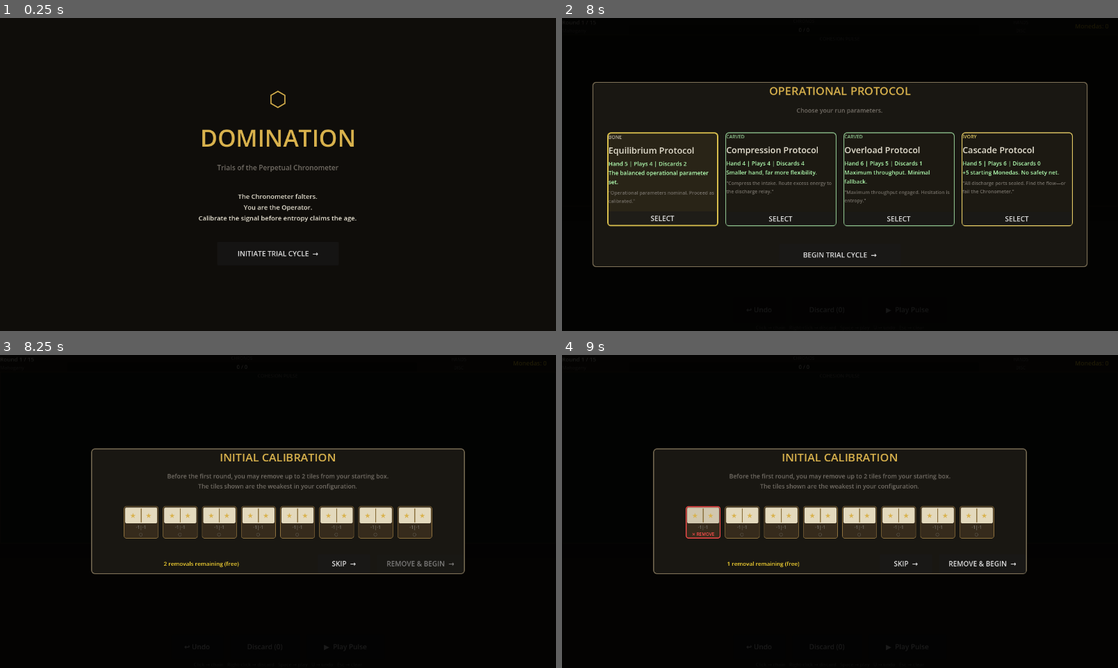
Above: before the commit, frames 1-4 (two rows, left to right).
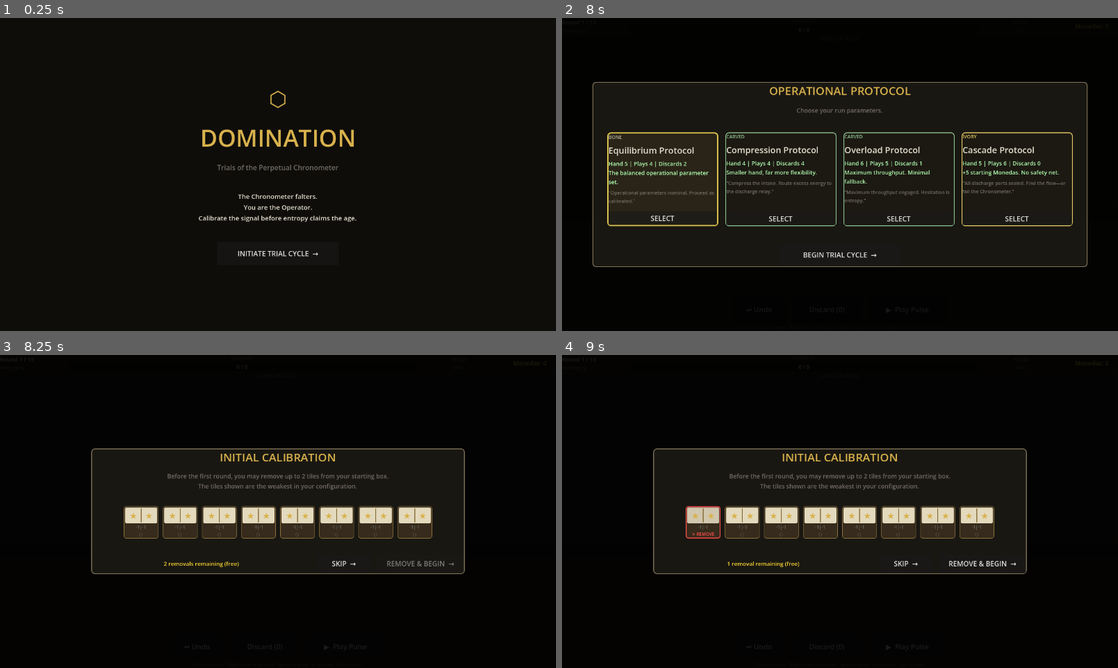
Above: after the commit, the same moments.

Repository: miguelgdoval/domination-godot
Game: Godot game, scene res://scenes/main.tscn
Two runs of this game, one before a commit and one after it. Both use one fixed random seed, a clock stepped at 60 frames per second and the inputs below.
Inputs (mouse positions are in pixels of both pictures, inside the frame that each line leads up to):
- Up to frame 1 (0.25 s): no input
- Up to frame 2 (8 s): click "▶ Play Pulse" at 0.5 s; click "▶ Play Pulse" at 1.25 s; click "↩ Undo" at 2 s; click "Discard (0)" at 2.75 s; click "INITIATE TRIAL CYCLE →" at 3.5 s; click "SELECT" at 4.25 s; click "SELECT" at 5 s; click "SELECT" at 5.75 s; click "SELECT" at 6.5 s; click "LOCK IN CORE →" at 7.25 s
- Up to frame 3 (8.25 s): click "BEGIN TRIAL CYCLE →" at 8 s
- Up to frame 4 (9 s): click (701, 520) at 8.77 s

Frames 1-2 are identical in both runs. In frame 3, 0.1% of the frame differs, in the area x 23-77%, y 50-53%; in frame 4, 0.1%.

Commit message:
Overhaul tile shape to real 2:1 domino proportions
- Hand tiles: 98×196, chain tiles: 88×176 (2:1 aspect ratio)
- 11px inset margins keep pip panels clear of 12px rounded corners
- Divider upgraded to 10px spine bar + centered 10×10 spinner rivet
- Border width 3→4px, corner radius 8→12px, shadow size 3→5
- Pip grid separation 2→3px; wild star font size +12 (was +8)
- Score overlay matches new proportions (11px margin, 12px radius)

Co-Authored-By: Claude Sonnet 4.6 <noreply@anthropic.com>

Diff:
--- a/scenes/main.gd
+++ b/scenes/main.gd
@@ -1253,28 +1253,30 @@
 # Domino tile widgets
 # ===========================================================================
 func _create_hand_tile(tile: Domino, index: int) -> Button:
+	# Real domino proportions: 2:1 (98 × 196). 11px inset ensures the ivory face
+	# never intrudes into the 12px rounded corners of the outer ebony frame.
 	var btn := Button.new()
-	btn.custom_minimum_size = Vector2(88, 148)
+	btn.custom_minimum_size = Vector2(98, 196)
 	btn.text = ""
 	btn.clip_contents = true
 
-	# ── Inner layout inset from button edges so the dark body shows as a frame ──
+	# Inner layout — 11px inset on all sides exposes the dark body as a frame
 	var vbox := VBoxContainer.new()
 	vbox.set_anchors_and_offsets_preset(Control.PRESET_FULL_RECT)
-	vbox.offset_left   = 4;  vbox.offset_top    = 4
-	vbox.offset_right  = -4; vbox.offset_bottom = -4
+	vbox.offset_left   = 11; vbox.offset_top    = 11
+	vbox.offset_right  = -11; vbox.offset_bottom = -11
 	vbox.add_theme_constant_override("separation", 0)
 	btn.add_child(vbox)
 
-	# ── Top pip-half panel ──
+	# Top pip-half panel
 	var top_panel := PanelContainer.new()
 	top_panel.size_flags_vertical = Control.SIZE_EXPAND_FILL
 	var top_dot := C_TITLE_GLOW if tile.left < 0 else C_PIP_DOT
-	top_panel.add_child(_make_pip_display(tile.left, 15, top_dot))
+	top_panel.add_child(_make_pip_display(tile.left, 17, top_dot))
 	vbox.add_child(top_panel)
 	btn.set_meta("top_panel", top_panel)
 
-	# Rarity / custom name strip (between pip halves, narrow)
+	# Custom name badge (special / wild tiles)
 	if tile.custom_name != "":
 		var name_lbl := Label.new()
 		name_lbl.text = tile.custom_name
@@ -1284,56 +1286,53 @@
 		name_lbl.clip_contents = true
 		vbox.add_child(name_lbl)
 
-	# ── Divider ──
+	# Spine divider with centre spinner rivet
 	vbox.add_child(_make_tile_hsep())
 
-	# ── Bottom pip-half panel ──
+	# Bottom pip-half panel
 	var bot_panel := PanelContainer.new()
 	bot_panel.size_flags_vertical = Control.SIZE_EXPAND_FILL
 	var bot_dot := C_TITLE_GLOW if tile.right < 0 else C_PIP_DOT
-	bot_panel.add_child(_make_pip_display(tile.right, 15, bot_dot))
+	bot_panel.add_child(_make_pip_display(tile.right, 17, bot_dot))
 	vbox.add_child(bot_panel)
 	btn.set_meta("bot_panel", bot_panel)
 
-	# ── Connection / selection indicator (bottom strip) ──
-	var conn_lbl := _make_label("", C_DIM, 12)
+	# Connection / selection indicator strip
+	var conn_lbl := _make_label("", C_DIM, 13)
 	conn_lbl.horizontal_alignment = HORIZONTAL_ALIGNMENT_CENTER
-	conn_lbl.custom_minimum_size  = Vector2(0, 16)
+	conn_lbl.custom_minimum_size  = Vector2(0, 18)
 	vbox.add_child(conn_lbl)
 	_tile_conn_lbls.append(conn_lbl)
 
-	# ── Rarity-tinted border: subtle identity per tile grade ──
+	# Rarity-tinted border for subtle tile-grade identity
 	var base_border: Color
 	match tile.rarity:
 		Constants.Rarity.CARVED:   base_border = C_TILE_BORDER.lerp(Color(0.30, 0.72, 0.30), 0.22)
 		Constants.Rarity.IVORY:    base_border = C_TILE_BORDER.lerp(Color(0.90, 0.82, 0.28), 0.30)
 		Constants.Rarity.OBSIDIAN: base_border = C_TILE_BORDER.lerp(Color(0.60, 0.28, 0.92), 0.32)
-		_:                         base_border = C_TILE_BORDER   # BONE: plain brass
+		_:                         base_border = C_TILE_BORDER
 	if tile.is_wild:
-		base_border = C_TITLE_GLOW   # wilds always shine gold
+		base_border = C_TITLE_GLOW
 	btn.set_meta("base_border", base_border)
 
-	# Apply full style (outer frame + pip-half faces)
 	_apply_tile_style(btn, C_TILE_FACE, C_TILE_FACE_HOVER, base_border)
-
-	# All children must be transparent so the Button receives clicks
 	_ignore_mouse(vbox)
-
 	btn.pressed.connect(_on_tile_left_click.bind(index))
 	return btn
 
 func _build_chain_tile(disp_left: int, disp_right: int) -> Control:
 	var panel := PanelContainer.new()
-	panel.custom_minimum_size = Vector2(78, 140)
-
-	# Dark ebony outer frame — content_margin creates the inner inset
+	panel.custom_minimum_size = Vector2(88, 176)
+
+	# Dark ebony outer frame — 11px content_margin keeps pip panels
+	# safely inside the 12px rounded corners (distance at corner = √(11²+11²) ≈ 15.6px)
 	var style := StyleBoxFlat.new()
-	style.bg_color    = C_TILE_BODY
+	style.bg_color     = C_TILE_BODY
 	style.border_color = C_TILE_BORDER
-	style.set_border_width_all(3)
-	style.set_corner_radius_all(8)
-	style.shadow_color = Color(0, 0, 0, 0.40); style.shadow_size = 3
-	style.set_content_margin_all(4)
+	style.set_border_width_all(4)
+	style.set_corner_radius_all(12)
+	style.shadow_color = Color(0, 0, 0, 0.42); style.shadow_size = 5
+	style.set_content_margin_all(11)
 	panel.add_theme_stylebox_override("panel", style)
 	# Store style ref so _start_tile_breathe can animate the border
 	panel.set_meta("border_style",      style)
@@ -1350,7 +1349,7 @@
 	top_panel.mouse_filter = Control.MOUSE_FILTER_IGNORE
 	_set_pip_panel_face(top_panel, C_TILE_FACE, true)
 	var top_dot := C_TITLE_GLOW if disp_left < 0 else C_PIP_DOT
-	top_panel.add_child(_make_pip_display(disp_left, 13, top_dot))
+	top_panel.add_child(_make_pip_display(disp_left, 14, top_dot))
 	vbox.add_child(top_panel)
 
 	vbox.add_child(_make_tile_hsep())
@@ -1361,7 +1360,7 @@
 	bot_panel.mouse_filter = Control.MOUSE_FILTER_IGNORE
 	_set_pip_panel_face(bot_panel, C_TILE_FACE, false)
 	var bot_dot := C_TITLE_GLOW if disp_right < 0 else C_PIP_DOT
-	bot_panel.add_child(_make_pip_display(disp_right, 13, bot_dot))
+	bot_panel.add_child(_make_pip_display(disp_right, 14, bot_dot))
 	vbox.add_child(bot_panel)
 
 	return panel
@@ -1376,7 +1375,7 @@
 		lbl.text = "★"
 		lbl.horizontal_alignment = HORIZONTAL_ALIGNMENT_CENTER
 		lbl.vertical_alignment   = VERTICAL_ALIGNMENT_CENTER
-		lbl.add_theme_font_size_override("font_size", dot_size + 8)
+		lbl.add_theme_font_size_override("font_size", dot_size + 12)
 		lbl.add_theme_color_override("font_color", dot_color)
 		lbl.size_flags_horizontal = Control.SIZE_EXPAND_FILL
 		lbl.size_flags_vertical   = Control.SIZE_EXPAND_FILL
@@ -1384,8 +1383,8 @@
 
 	var grid := GridContainer.new()
 	grid.columns = 3
-	grid.add_theme_constant_override("h_separation", 2)
-	grid.add_theme_constant_override("v_separation", 2)
+	grid.add_theme_constant_override("h_separation", 3)
+	grid.add_theme_constant_override("v_separation", 3)
 	# Centre the grid within its parent
 	grid.size_flags_horizontal = Control.SIZE_SHRINK_CENTER
 	grid.size_flags_vertical   = Control.SIZE_SHRINK_CENTER
@@ -1467,12 +1466,36 @@
 		_ignore_mouse(child)
 
 func _make_tile_hsep() -> Control:
-	var sep := ColorRect.new()
-	sep.color = C_TILE_DIVIDER
-	sep.custom_minimum_size   = Vector2(0, 4)
-	sep.size_flags_horizontal = Control.SIZE_FILL
-	sep.mouse_filter = Control.MOUSE_FILTER_IGNORE
-	return sep
+	# Outer container — 10px tall, full width
+	var outer := Control.new()
+	outer.custom_minimum_size   = Vector2(0, 10)
+	outer.size_flags_horizontal = Control.SIZE_FILL
+	outer.mouse_filter          = Control.MOUSE_FILTER_IGNORE
+
+	# Spine bar across the full width, centred vertically (30%–70%)
+	var bar := ColorRect.new()
+	bar.color          = C_TILE_DIVIDER
+	bar.anchor_left    = 0.0;  bar.anchor_right  = 1.0
+	bar.anchor_top     = 0.35; bar.anchor_bottom = 0.65
+	bar.offset_left    = 0;    bar.offset_right  = 0
+	bar.offset_top     = 0;    bar.offset_bottom = 0
+	bar.mouse_filter   = Control.MOUSE_FILTER_IGNORE
+	outer.add_child(bar)
+
+	# Spinner rivet — a 10×10 rounded circle centred on the spine
+	var rivet := PanelContainer.new()
+	rivet.anchor_left   = 0.5; rivet.anchor_right  = 0.5
+	rivet.anchor_top    = 0.5; rivet.anchor_bottom = 0.5
+	rivet.offset_left   = -5;  rivet.offset_right  = 5
+	rivet.offset_top    = -5;  rivet.offset_bottom = 5
+	rivet.mouse_filter  = Control.MOUSE_FILTER_IGNORE
+	var rs := StyleBoxFlat.new()
+	rs.bg_color = C_TILE_DIVIDER.lightened(0.45)
+	rs.set_corner_radius_all(5)
+	rivet.add_theme_stylebox_override("panel", rs)
+	outer.add_child(rivet)
+
+	return outer
 
 func _make_tile_vsep() -> Control:
 	var sep := ColorRect.new()
@@ -1517,32 +1540,31 @@
 		panel.add_theme_stylebox_override("panel", s)
 
 ## Style a hand-tile Button: dark ebony frame, thick brass border, drop shadow.
-## face / hover  — ivory face colour used for the inner pip-half panels.
-## border        — border colour; defaults to standard brass, pass C_TILE_BORDER_SEL
-##                 for the selected state or a rarity-tinted colour for flavour.
+## face / hover  — face colour used for the inner pip-half panels.
+## border        — border colour; pass C_TILE_BORDER_SEL for selected state.
 func _apply_tile_style(btn: Button, face: Color, hover: Color,
 		border: Color = C_TILE_BORDER) -> void:
-	var shadow := Color(0.0, 0.0, 0.0, 0.42)
+	var shadow := Color(0.0, 0.0, 0.0, 0.45)
 
 	for n in ["normal", "focus"]:
 		var s := StyleBoxFlat.new()
-		s.bg_color    = C_TILE_BODY
+		s.bg_color     = C_TILE_BODY
 		s.border_color = border
-		s.set_border_width_all(3); s.set_corner_radius_all(8)
-		s.shadow_color = shadow; s.shadow_size = 4
+		s.set_border_width_all(4); s.set_corner_radius_all(12)
+		s.shadow_color = shadow; s.shadow_size = 6
 		btn.add_theme_stylebox_override(n, s)
 
 	var sh := StyleBoxFlat.new()
-	sh.bg_color    = C_TILE_BODY.lightened(0.08)
-	sh.border_color = border.lightened(0.28)
-	sh.set_border_width_all(3); sh.set_corner_radius_all(8)
-	sh.shadow_color = shadow; sh.shadow_size = 5
+	sh.bg_color     = C_TILE_BODY.lightened(0.09)
+	sh.border_color = border.lightened(0.30)
+	sh.set_border_width_all(4); sh.set_corner_radius_all(12)
+	sh.shadow_color = shadow; sh.shadow_size = 7
 	btn.add_theme_stylebox_override("hover", sh)
 
 	var sp := StyleBoxFlat.new()
-	sp.bg_color    = C_TILE_BODY.darkened(0.08)
+	sp.bg_color     = C_TILE_BODY.darkened(0.08)
 	sp.border_color = border
-	sp.set_border_width_all(3); sp.set_corner_radius_all(8)
+	sp.set_border_width_all(4); sp.set_corner_radius_all(12)
 	btn.add_theme_stylebox_override("pressed", sp)
 
 	# Update inner pip-half panels (hand tiles store refs in meta)
@@ -2837,9 +2859,9 @@
 	var style := StyleBoxFlat.new()
 	style.bg_color     = C_TILE_BODY
 	style.border_color = C_TILE_BORDER
-	style.set_border_width_all(3); style.set_corner_radius_all(8)
-	style.shadow_color = Color(0, 0, 0, 0.40); style.shadow_size = 3
-	style.set_content_margin_all(4)
+	style.set_border_width_all(4); style.set_corner_radius_all(12)
+	style.shadow_color = Color(0, 0, 0, 0.42); style.shadow_size = 5
+	style.set_content_margin_all(11)
 	panel.add_theme_stylebox_override("panel", style)
 
 	var vbox := VBoxContainer.new()
@@ -2852,7 +2874,7 @@
 	top_panel.mouse_filter = Control.MOUSE_FILTER_IGNORE
 	_set_pip_panel_face(top_panel, C_TILE_FACE, true)
 	var top_dot := C_TITLE_GLOW if tile.left < 0 else C_PIP_DOT
-	top_panel.add_child(_make_pip_display(tile.left, 12, top_dot))
+	top_panel.add_child(_make_pip_display(tile.left, 13, top_dot))
 	vbox.add_child(top_panel)
 
 	vbox.add_child(_make_tile_hsep())
@@ -2862,7 +2884,7 @@
 	bot_panel.mouse_filter = Control.MOUSE_FILTER_IGNORE
 	_set_pip_panel_face(bot_panel, C_TILE_FACE, false)
 	var bot_dot := C_TITLE_GLOW if tile.right < 0 else C_PIP_DOT
-	bot_panel.add_child(_make_pip_display(tile.right, 12, bot_dot))
+	bot_panel.add_child(_make_pip_display(tile.right, 13, bot_dot))
 	vbox.add_child(bot_panel)
 
 	_ui_layer.add_child(panel)
